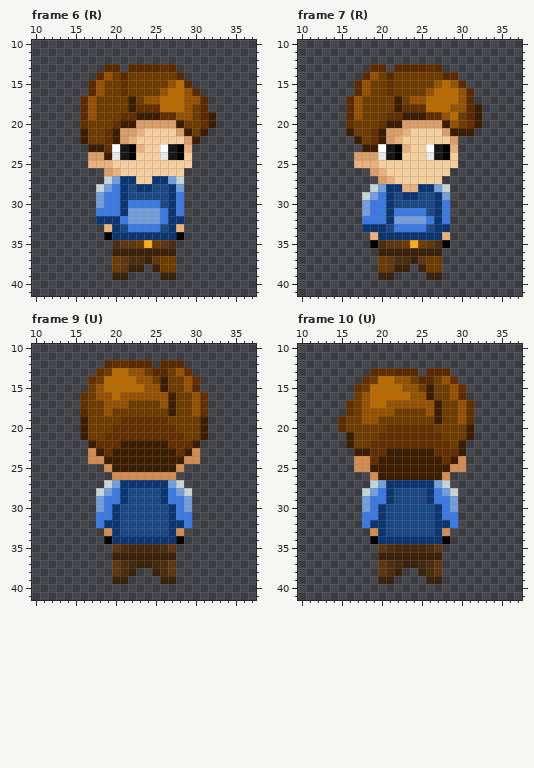
Pixel-art file -- Skins/Skerts.aseprite. The picture above is the old version.
48x48 pixels, 160 frames. Colours within 5 levels of each other are drawn and written as one. Shown: frame 6 (R): x 10..37, y 10..41; frame 7 (R): x 10..37, y 10..41; frame 9 (U): x 10..37, y 10..41; frame 10 (U): x 10..37, y 10..41. The commit also changed other frames, which this record leaves out.
And afterwards:
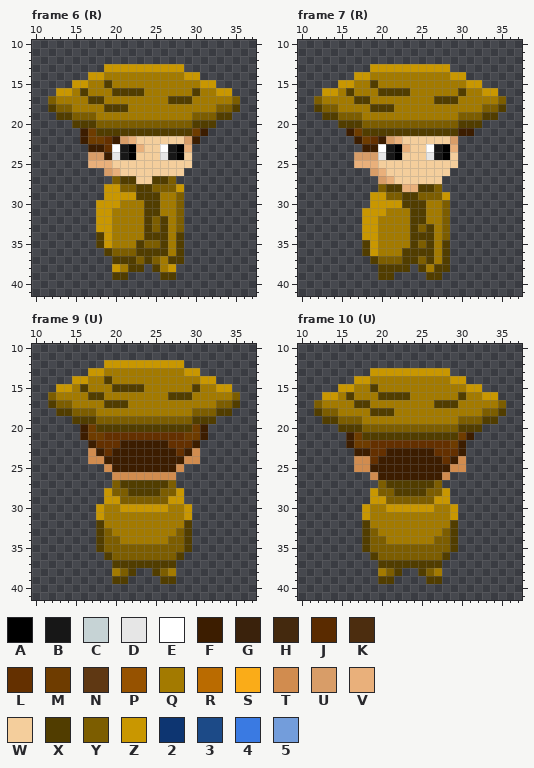
Palette (. is transparent): A #000000  B #171717  C #c6d3d5  D #e6e6e6  E #ffffff  F #3c1d00  G #3a220c  H #44290e  J #5a2b00  K #4c2d0f  L #643000  M #6e3c00  N #5f3813  P #965200  Q #a37a00  R #ba6b00  S #faac18  T #d18c4f  U #d89d68  V #e9b07b  W #f4ce9c  X #513d00  Y #7c5d00  Z #c99700  2 #0d3571  3 #1c4a87  4 #3a7ae2  5 #739ddb
From old to new:
layer "Torso_2" now hidden
layer "Legs_1" now shown
layer "Torso_1" now shown
layer "Head_1" now shown
Changed rows in their new state; - is an unchanged pixel.
Frame 6 (R):
first column x 12:
13 -------ZZZZZZZZZZ-------
14 -----ZZQQQQQQQQQQZZ-----
15 ---ZZQQXQQQQQQQQQQQZZ---
16 -ZZQXQQQXXXXQQQQQQXQQZZ-
17 YQQQQXXQQQQQQQQXXXQQQQQY
18 XYYQQQQXXXQQQQQQQQQQQYYX
19 -XXYYYQQQQQQQQQQQQYYYXX-
20 ---XXXYYYYYYYYYYYYXXX---
21 ------XXXXXXXXXXXX------
first column x 18:
27 -.YXX--XXY.
28 .ZZYYXXYYYZ
29 .ZZZZXXXQQY
30 ZZZQQQXXQQY
31 ZZQQQQXXQQY
32 ZZQQQQXYXQY
33 ZZQQQQXYXQY
34 XZQQQQXXXQX
35 XZQQQXYYXQX
36 -XYYYXXXXQX
37 --XXXYXYQXX
38 --ZQXX-XQZ-
39 --XX----XX-
Frame 7 (R):
first column x 12:
13 -------ZZZZZZZZZZ-------
14 -----ZZQQQQQQQQQQZZ-----
15 ---ZZQQXQQQQQQQQQQQZZ---
16 -ZZQXQQQXXXXQQQQQQXQQZZ-
17 YQQQQXXQQQQQQQQXXXQQQQQY
18 XYYQQQQXXXQQQQQQQQQQQYYX
19 -XXYYYQQQQQQQQQQQQYYYXX-
20 ---XXXYYYYYYYYYYYYXXX---
21 ------XXXXXXXXXXXX------
first column x 18:
28 -.YXX--XXY.
29 .ZZYYXXYYYZ
30 .ZZZZXXXQQY
31 ZZZQQQXXQQY
32 ZZQQQQXXQQY
33 ZZQQQQXYXQY
34 ZZQQQQXXXQY
35 XZQQQQXYXQX
36 XZQQQXXXXQX
37 -XYYYXXYXQX
38 --XXXX-XQXX
39 --XX----XX-
Frame 9 (U):
first column x 12:
12 -------ZZZZZZZZZZ-------
13 -----ZZQQQQQQQQQQZZ-----
14 ---ZZQQXQQQQQQQQQQQZZ---
15 -ZZQXQQQXXXXQQQQQQXQQZZ-
16 YQQQQXXQQQQQQQQXXXQQQQQY
17 XYYQQQQXXXQQQQQQQQQQQYYX
18 -XXYYYQQQQQQQQQQQQYYYXX-
19 ---XXXYYYYYYYYYYYYXXX---
20 ------XXXXXXXXXXXX------
first column x 18:
27 -.YXXXXXXY.-
28 .ZYYXXXXYYZ.
29 .ZZYYYYYYZZ.
30 ZQQZZZZZZQQZ
31 ZQQQQQQQQQQZ
32 XQQQQQQQQQQX
33 XYQQQQQQQQYX
34 XYYQQQQQQYYX
35 XYYYYYYYYYYX
36 -XYYYYYYYYX-
37 --XXXXXXXX--
38 --QYX--XYQ--
39 --XX----XX--
Frame 10 (U):
first column x 12:
13 -------ZZZZZZZZZZ-------
14 -----ZZQQQQQQQQQQZZ-----
15 ---ZZQQXQQQQQQQQQQQZZ---
16 -ZZQXQQQXXXXQQQQQQXQQZZ-
17 YQQQQXXQQQQQQQQXXXQQQQQY
18 XYYQQQQXXXQQQQQQQQQQQYYX
19 -XXYYYQQQQQQQQQQQQYYYXX-
20 ---XXXYYYYYYYYYYYYXXX---
21 ------XXXXXXXXXXXX------
first column x 18:
27 -.YXXXXXXY.-
28 .ZYYXXXXYYZ.
29 .ZZYYYYYYZZ.
30 ZQQZZZZZZQQZ
31 ZQQQQQQQQQQZ
32 XQQQQQQQQQQX
33 XYQQQQQQQQYX
34 XYYQQQQQQYYX
35 XYYYYYYYYYYX
36 -XYYYYYYYYX-
37 --XXXXXXXX--
38 --QYX--XYQ--
39 --XX----XX--
Changed places in both pictures, as pixel boxes (x1, y1, x2, y2):
changed: (48, 64, 240, 136)
changed: (96, 176, 184, 280)
changed: (314, 64, 506, 136)
changed: (362, 184, 450, 280)
changed: (48, 360, 240, 432)
changed: (96, 480, 192, 584)
changed: (314, 368, 506, 440)
changed: (362, 480, 458, 584)
